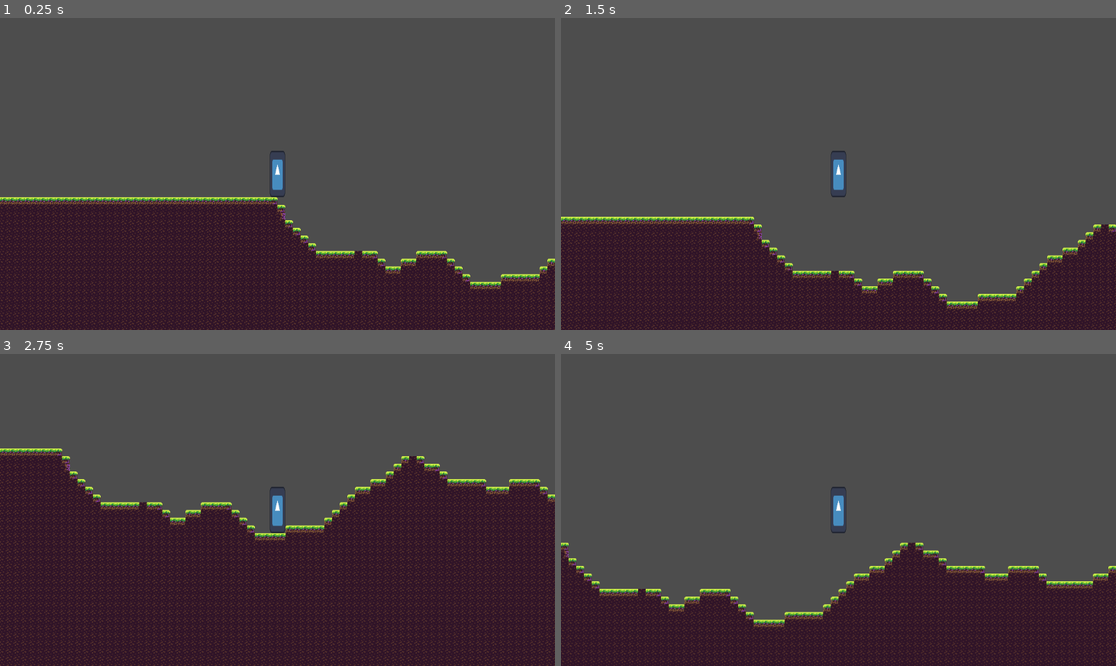
Above: before the commit, frames 1-4 (two rows, left to right).
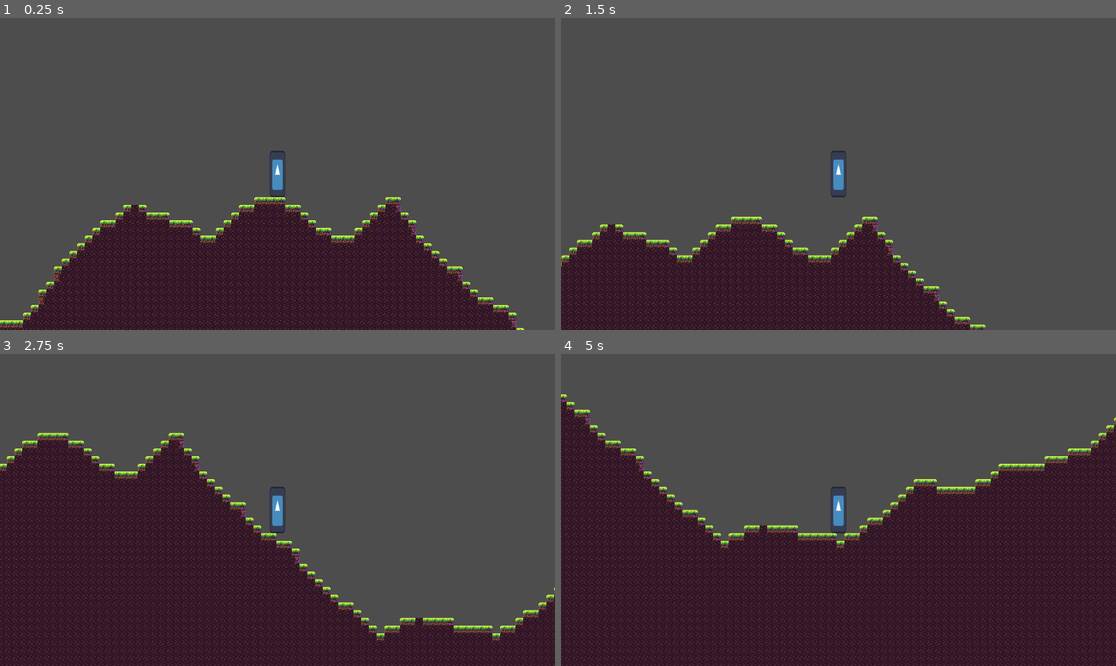
Above: after the commit, the same moments.

Repository: EamonnER/TerraWorlds
Game: Godot game, scene res://game.tscn
Two runs of this game, one before a commit and one after it. Both use one fixed random seed, a clock stepped at 60 frames per second and the inputs below. The engine's default icon, where the game draws it, is replaced by a stand-in: a white triangle on a blue panel in a dark square.
Inputs:
- Up to frame 1 (0.25 s): no input
- Up to frame 2 (1.5 s): tap Enter at 0.5 s; hold D (game_right) from 0.53 s (still down); tap Space (game_jump) at 0.77 s
- Up to frame 3 (2.75 s): tap Space (game_jump) at 1.52 s; release D (game_right) at 2.03 s; hold A (game_left) from 2.03 s (still down)
- Up to frame 4 (5 s): release A (game_left) at 2.78 s; hold D (game_right) 2.78-4.28 s; tap Space (game_jump) at 3.02, 3.77, 4.52 s; hold A (game_left) from 4.28 s (still down)

The runs differ from the first frame. In frame 1, 13% of the frame differs, in the area x 0-100%, y 57-100%; in frame 2, 12%; in frame 3, 32%; in frame 4, 34%, in the area x 0-100%, y 12-100%.

Commit message:
Made heightmap span whole top layer

Diff:
--- a/scripts/world.gd
+++ b/scripts/world.gd
@@ -25,9 +25,8 @@
 	for x in range(WORLD_SIZE):
 		var noise_value = abs(noise.get_noise_2d(x, 0))
 		var depth = int(noise_value * MAX_DEPTH)
-		print(depth)
 		for y in range(depth):
-			tile_positions.erase(Vector2i(x, -HALF_WORLD+y))
+			tile_positions.erase(Vector2i(x-HALF_WORLD, -HALF_WORLD+y))
 
 	# Remove tiles for cave systems
 	noise = FastNoiseLite.new()
